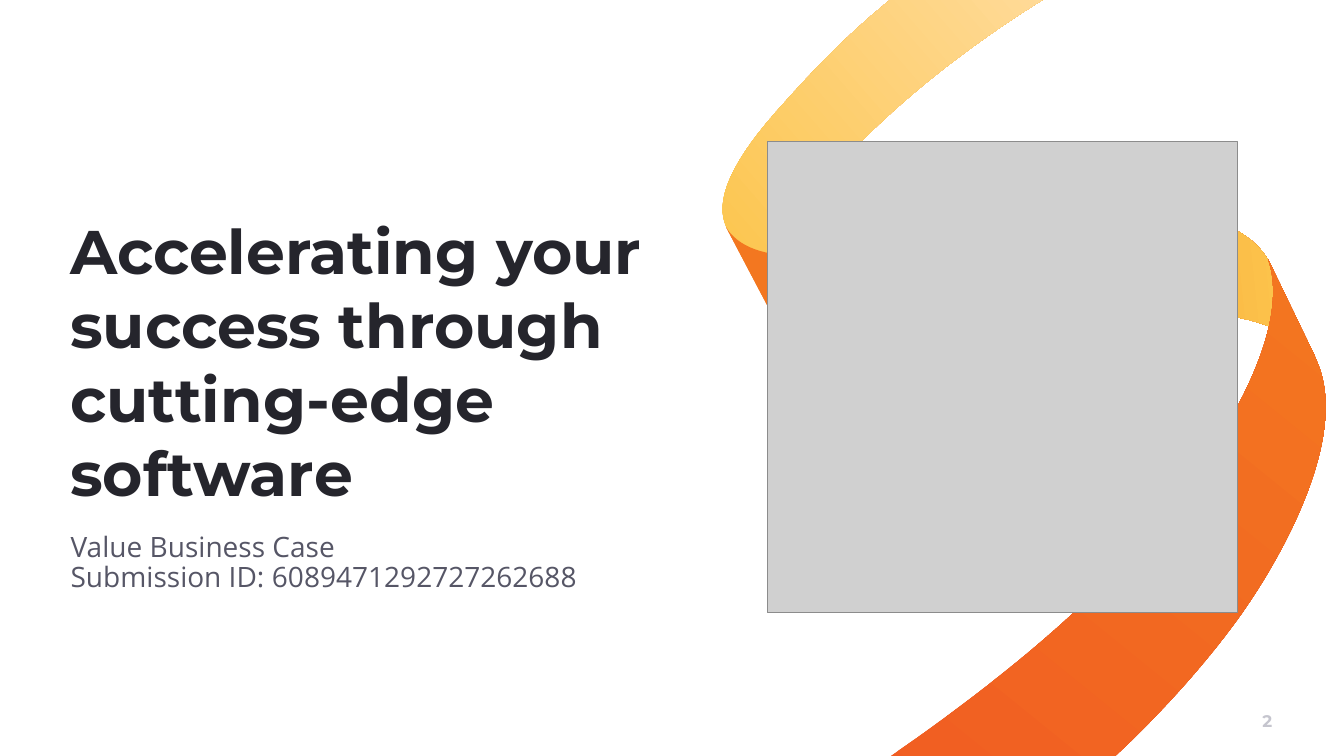
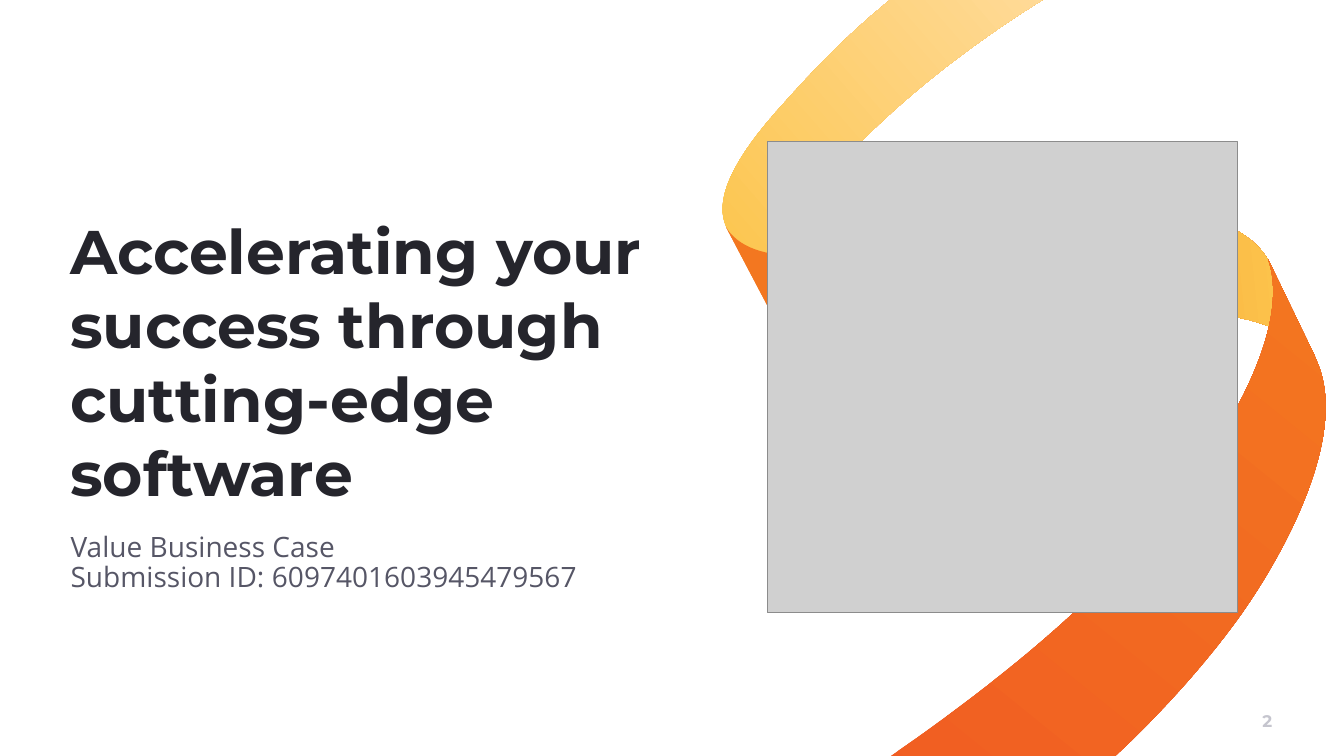
Before and after one commit to muratozdemirpiblo/ppt-api, a slide deck: slide 2 of output.pptx. Drawn at 1344x756 pixels with LibreOffice and Linux fonts; fonts in the diff are those of the drawing; grey boxes stand for pictures; background and template pictures are left out. Boxes give left, top, right and bottom in pixels: in the first picture for what was removed or moved away, otherwise in the second. Text is boxed around its words. In the diff, an @@ line names an element or a change of style, - is before the commit and + after.

```diff
--- a/output.pptx
+++ b/output.pptx
@@ text at (71, 535, 577, 588): text changed @@
-Value Business Case
-Submission ID: 6089471292727262688
+Value Business Case
+Submission ID: 6097401603945479567
```
Also in this commit, not shown: 7 other slides changed, 1 other file.
